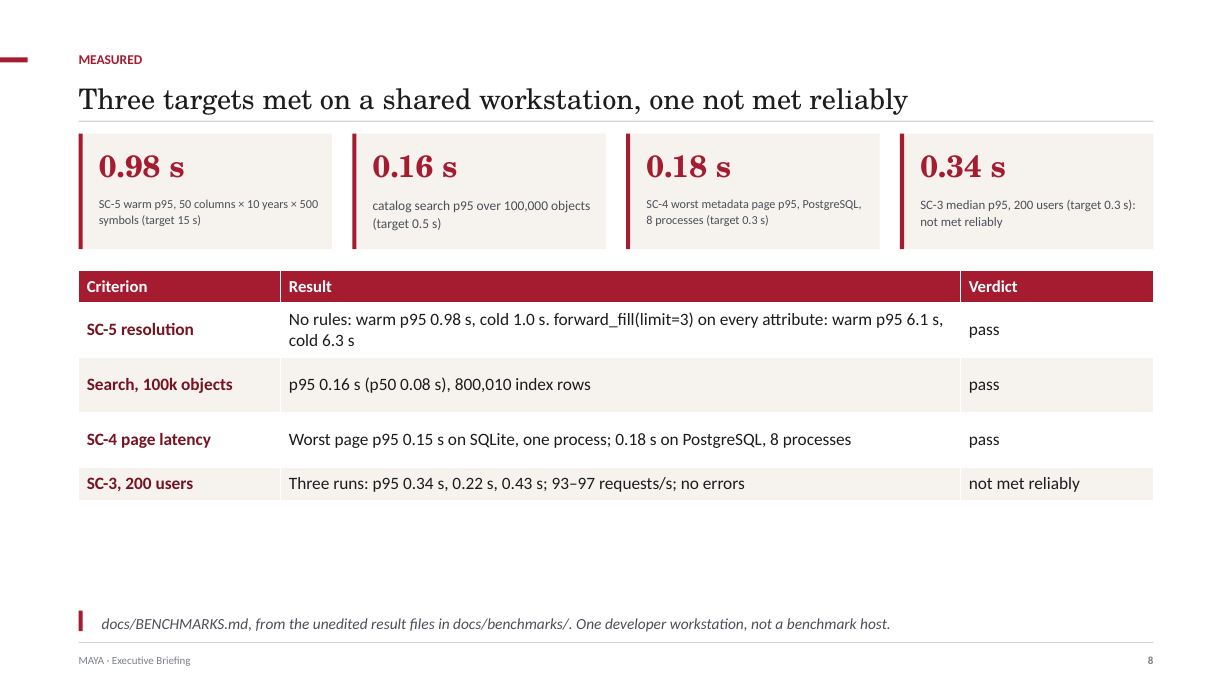
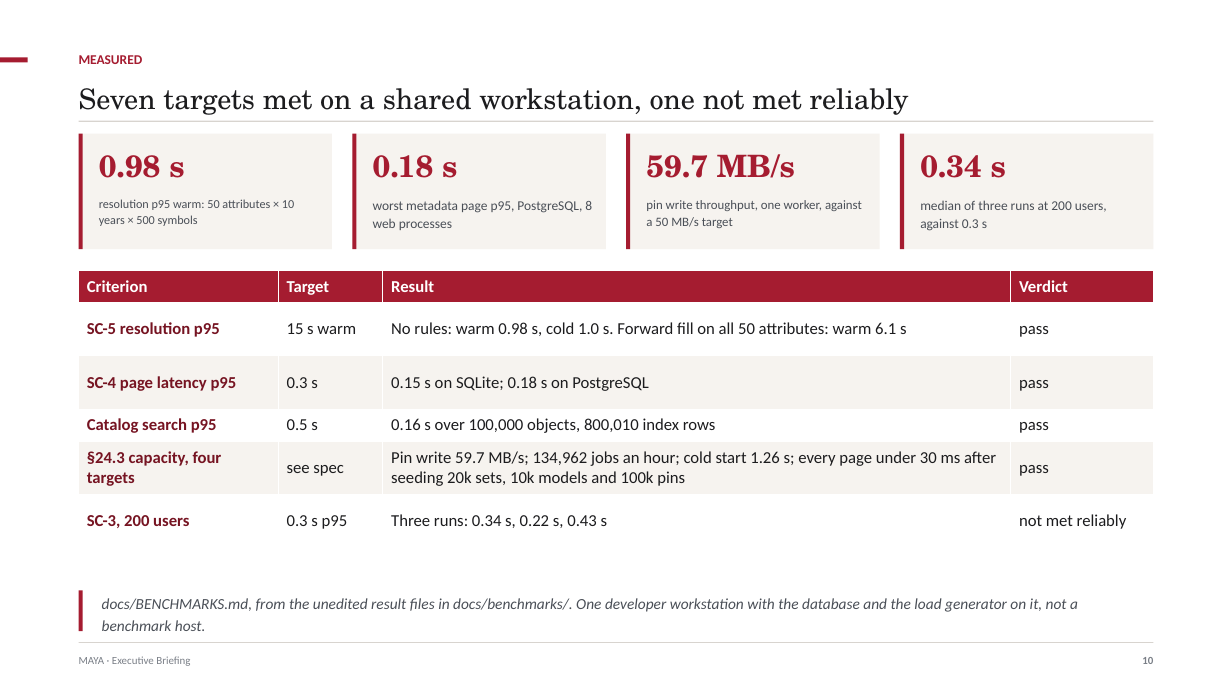
Before and after one commit to ajsinha/maya, a slide deck: slide 10 of docs/MAYA-Executive-Briefing.pptx (slide 8 before the commit). Drawn at 1232x693 pixels with LibreOffice and Linux fonts; fonts in the diff are those of the drawing. Boxes give left, top, right and bottom in pixels: in the first picture for what was removed or moved away, otherwise in the second. Text is boxed around its words. In the diff, an @@ line names an element or a change of style, - is before the commit and + after.

Commit message:
Three decks that tell the product, not the paper
The Concepts and Formalism deck walked the research paper and marked each
construction with what MAYA implements. That is commentary on a document,
not an account of a product: a reader who wanted to know what MAYA does
had to care first about what the paper claims. It is deleted, its module
with it, and the theory now lives only in the paper.

In its place MAYA-Capabilities: what the platform does, ending with one
model carried the whole way -- IFRS 9 expected credit loss, three members
and a combiner, the contract that could not see the combiner's own
parameters, the four places MAYA said no, and the finding the study
refused to flatter, that at portfolio level the allowance is 2.67 times
the loss. A worked example is what makes it a story rather than a list.

The other two are rewritten against the code rather than edited. What the
old decks had got wrong, and now say correctly: fifteen feature operators,
not twelve; six covenant kinds, not five; five rungs of the artifact
ladder gate and the sixth records a warning; MAYA evaluates the formula IR
in process and refuses a declared black box outright rather than scoring
it; fragments are chunked in rows, not bytes; seven capacity targets are
met and one is not met reliably; nine case studies are built, not eleven.
There is no committee primitive, so the slides say approval thresholds.

```diff
--- a/docs/MAYA-Executive-Briefing.pptx
+++ b/docs/MAYA-Executive-Briefing.pptx
@@ text at box(79, 88, 909, 115): text changed @@
-Three targets met on a shared workstation, one not met reliably
+Seven targets met on a shared workstation, one not met reliably
@@ text at box(373, 155, 457, 178): text changed @@
-0.16 s
+0.18 s
@@ text at box(646, 154, 795, 178): text changed @@
-0.18 s
+59.7 MB/s
@@ text at box(99, 199, 294, 226): text changed @@
-SC-5 warm p95, 50 columns × 10 years × 500 symbols (target 15 s)
+resolution p95 warm: 50 attributes × 10 years × 500 symbols
@@ text at box(373, 200, 592, 230): text changed @@
-catalog search p95 over 100,000 objects (target 0.5 s)
+worst metadata page p95, PostgreSQL, 8 web processes
@@ text at box(646, 200, 862, 228): text changed; size 9.5 to 10 pt @@
-SC-4 worst metadata page p95, PostgreSQL, 8 processes (target 0.3 s)
+pin write throughput, one worker, against a 50 MB/s target
@@ text at box(920, 200, 1107, 231): text changed; size 10 to 10.5 pt @@
-SC-3 median p95, 200 users (target 0.3 s): not met reliably
+median of three runs at 200 users, against 0.3 s
@@ table at box(79, 271, 1153, 548) @@
-Criterion | Result | Verdict
-SC-5 resolution | No rules: warm p95 0.98 s, cold 1.0 s. forward_fill(limit=3) on every attribute: warm p95 6.1 s, cold 6.3 s | pass
-Search, 100k objects | p95 0.16 s (p50 0.08 s), 800,010 index rows | pass
-SC-4 page latency | Worst page p95 0.15 s on SQLite, one process; 0.18 s on PostgreSQL, 8 processes | pass
-SC-3, 200 users | Three runs: p95 0.34 s, 0.22 s, 0.43 s; 93–97 requests/s; no errors | not met reliably
+Criterion | Target | Result | Verdict
+SC-5 resolution p95 | 15 s warm | No rules: warm 0.98 s, cold 1.0 s. Forward fill on all 50 attributes: warm 6.1 s | pass
+SC-4 page latency p95 | 0.3 s | 0.15 s on SQLite; 0.18 s on PostgreSQL | pass
+Catalog search p95 | 0.5 s | 0.16 s over 100,000 objects, 800,010 index rows | pass
+§24.3 capacity, four targets | see spec | Pin write 59.7 MB/s; 134,962 jobs an hour; cold start 1.26 s; every page under 30 ms after seeding 20k sets, 10k models and 100k pins | pass
+SC-3, 200 users | 0.3 s p95 | Three runs: 0.34 s, 0.22 s, 0.43 s | not met reliably
@@ rectangle: place and size @@
-rectangle at box(79, 611, 82, 631)
+rectangle at box(79, 591, 82, 631)
@@ text at box(102, 598, 1078, 631): text changed @@
-docs/BENCHMARKS.md, from the unedited result files in docs/benchmarks/. One developer workstation, not a benchmark host.
+docs/BENCHMARKS.md, from the unedited result files in docs/benchmarks/. One developer workstation with the database and the load generator on it, not a benchmark host.
@@ text at box(1142, 657, 1153, 664): text changed @@
-8
+10
```
Also in this commit, not shown: 15 other slides changed, 2 slides added, 12 other files.
